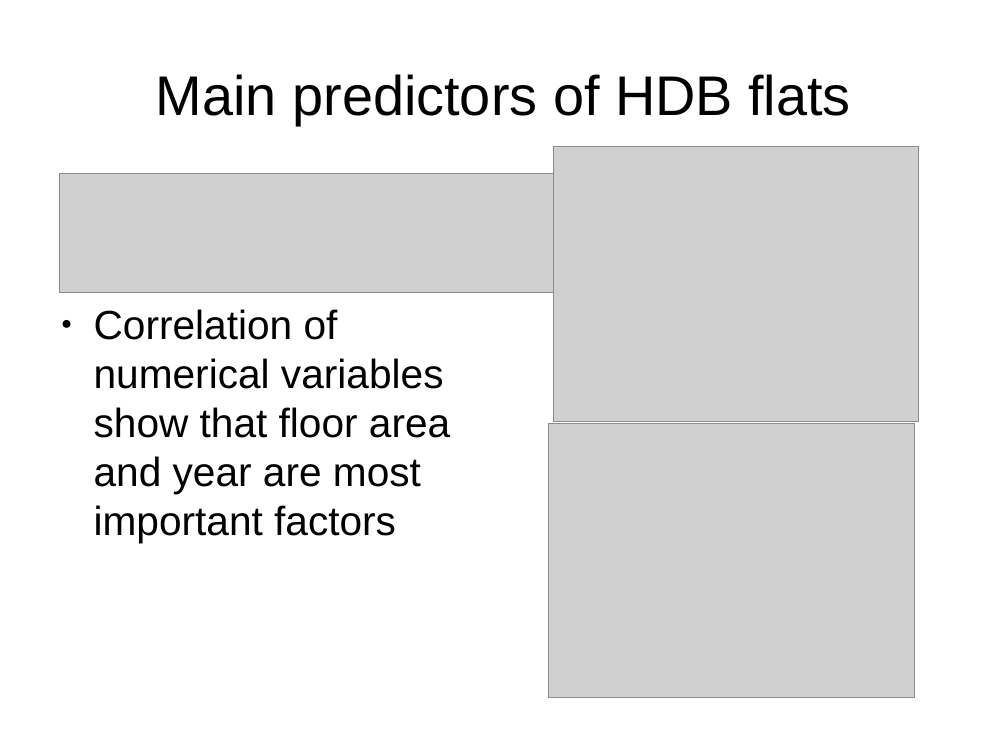
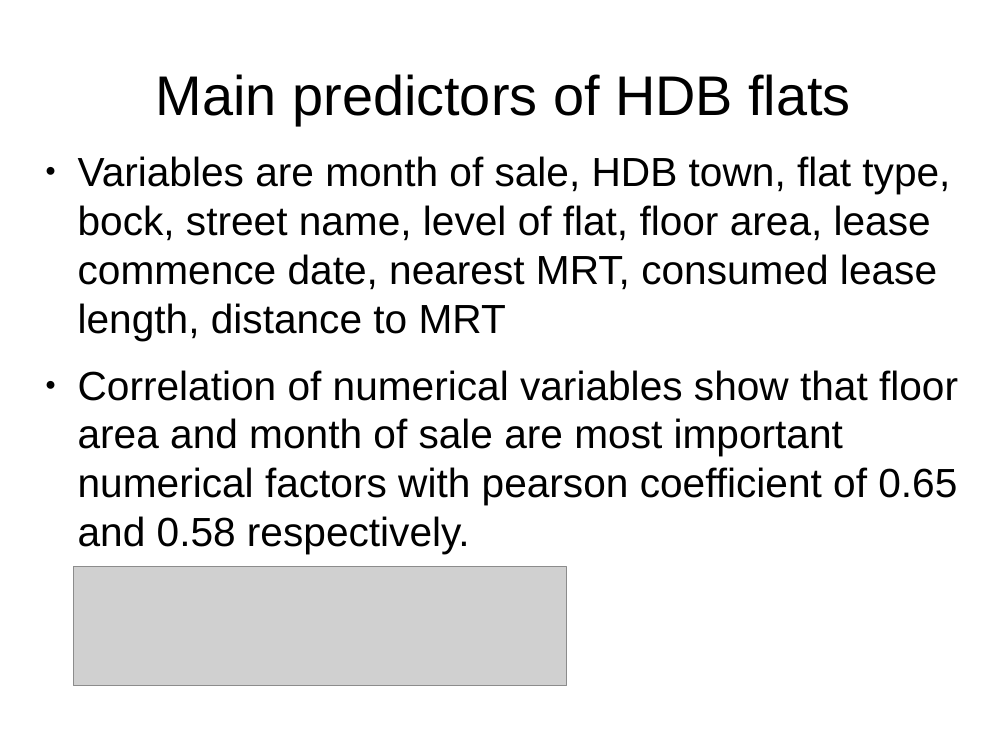
Before and after one commit to leexa90/HDB-prices, a slide deck: slide 7 of presentation.odp. Drawn at 1008x756 pixels with LibreOffice and Linux fonts; fonts in the diff are those of the drawing; grey boxes stand for pictures. Boxes give left, top, right and bottom in pixels: in the first picture for what was removed or moved away, otherwise in the second. Text is boxed around its words. In the diff, an @@ line names an element or a change of style, - is before the commit and + after.

Commit message:
presentation

```diff
--- a/presentation.odp
+++ b/presentation.odp
@@ picture removed at (59, 174, 553, 293) @@
@@ text at (78, 156, 958, 554): text changed @@
-● Correlation of numerical variables show that floor area and year are most important factors
+● Variables are month of sale, HDB town, flat type, bock, street name, level of flat, floor area, lease commence date, nearest MRT, consumed lease length, distance to MRT
+● Correlation of numerical variables show that floor area and month of sale are most important numerical factors with pearson coefficient of 0.65 and 0.58 respectively.
@@ picture removed at (549, 424, 915, 698) @@
@@ picture: place and size @@
-picture at (553, 146, 919, 422)
+picture at (73, 567, 567, 686)
```
Also in this commit, not shown: 1 other slide changed, 1 slide added.
